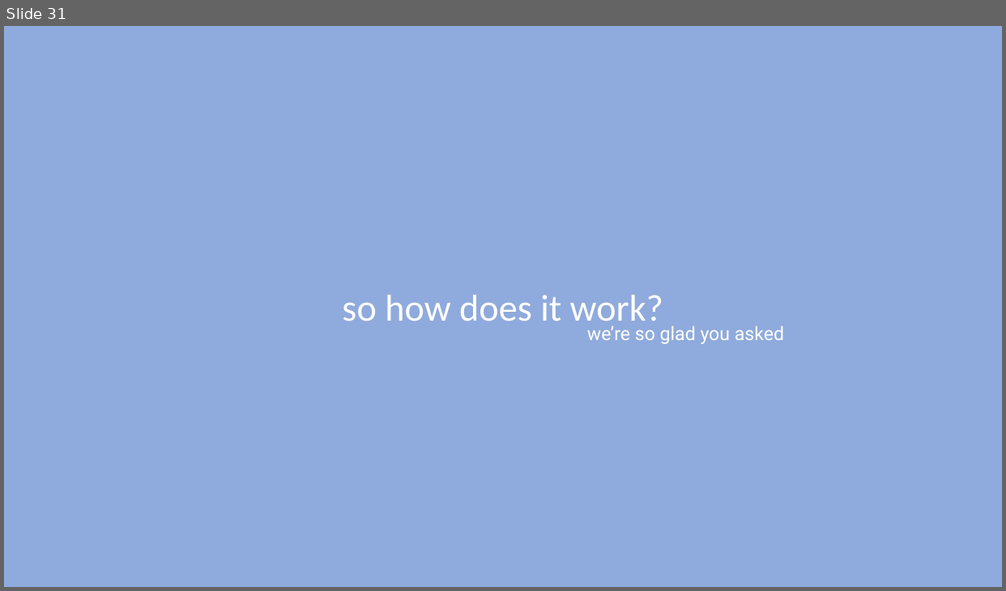
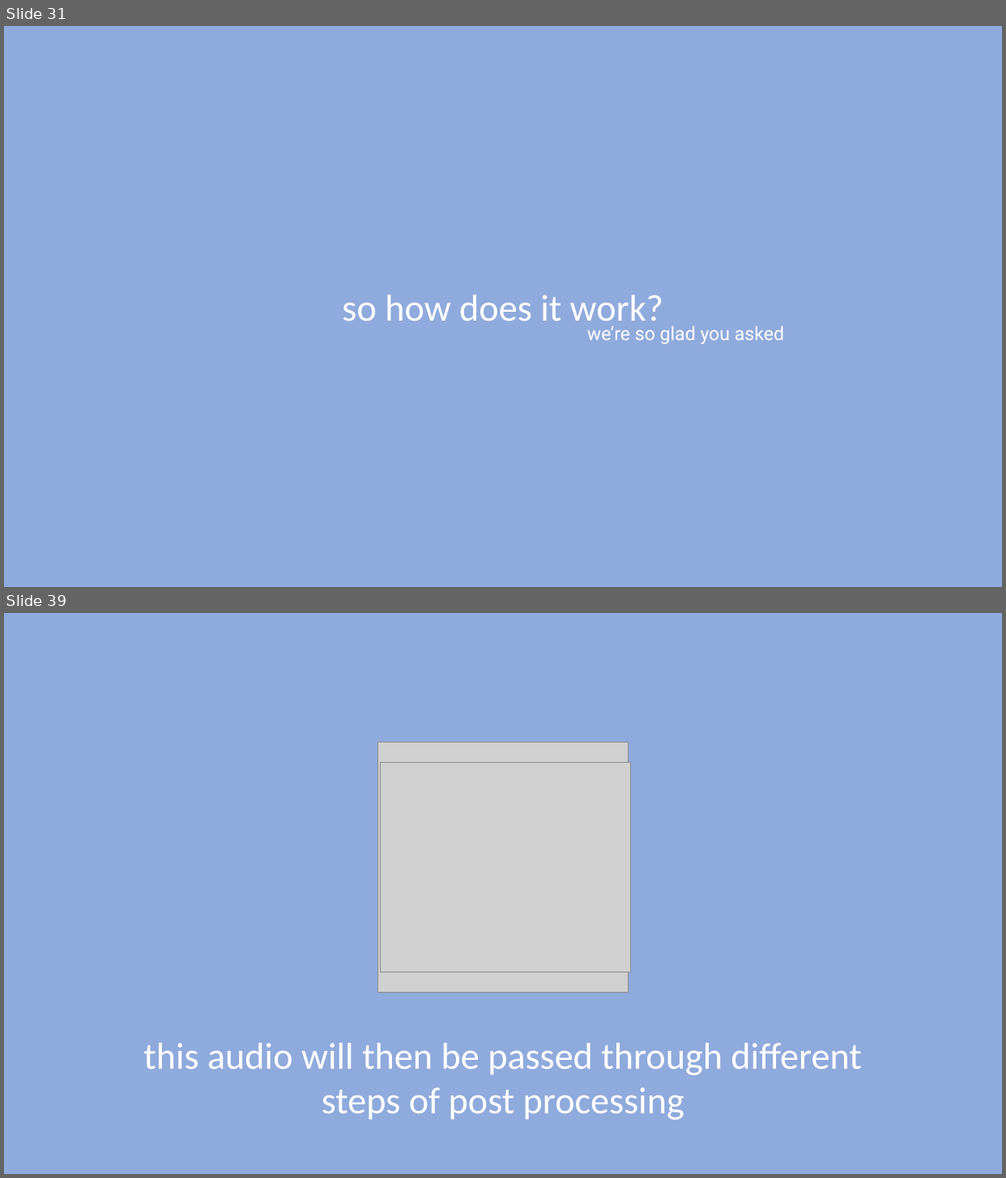
Before and after one commit to daea69twins/voiceseperation, a slide deck: Bi-Weekly Reports/potential video.pptx. Shown one above the other, each under a label of ours: slide 31 before the commit, slides 31 and 39 after it; the slides between them are not shown. The pictures are 1006x591 and 1006x1178 pixels, drawn with LibreOffice and Linux fonts; fonts in the diff are those of the drawing; grey boxes stand for pictures; background and template pictures are left out. Boxes give left, top, right and bottom in pixels: in the first picture for what was removed or moved away, otherwise in the second. Text is boxed around its words. In the diff, an @@ line names an element or a change of style, - is before the commit and + after.

```diff
--- a/Bi-Weekly Reports/potential video.pptx
+++ b/Bi-Weekly Reports/potential video.pptx
@@ slide 39 added at (4, 613, 1002, 1174), background #8FAADC @@
@@ picture added at (377, 742, 629, 993) @@
@@ picture added at (380, 762, 631, 972) @@
@@ text added at (143, 1043, 861, 1120), 36 pt, text #FFFFFF @@
+this audio will then be passed through different steps of post processing
```
Also in this commit, not shown: 2 slides changed, 14 other slides added, 3 slides removed, 1 other file.
